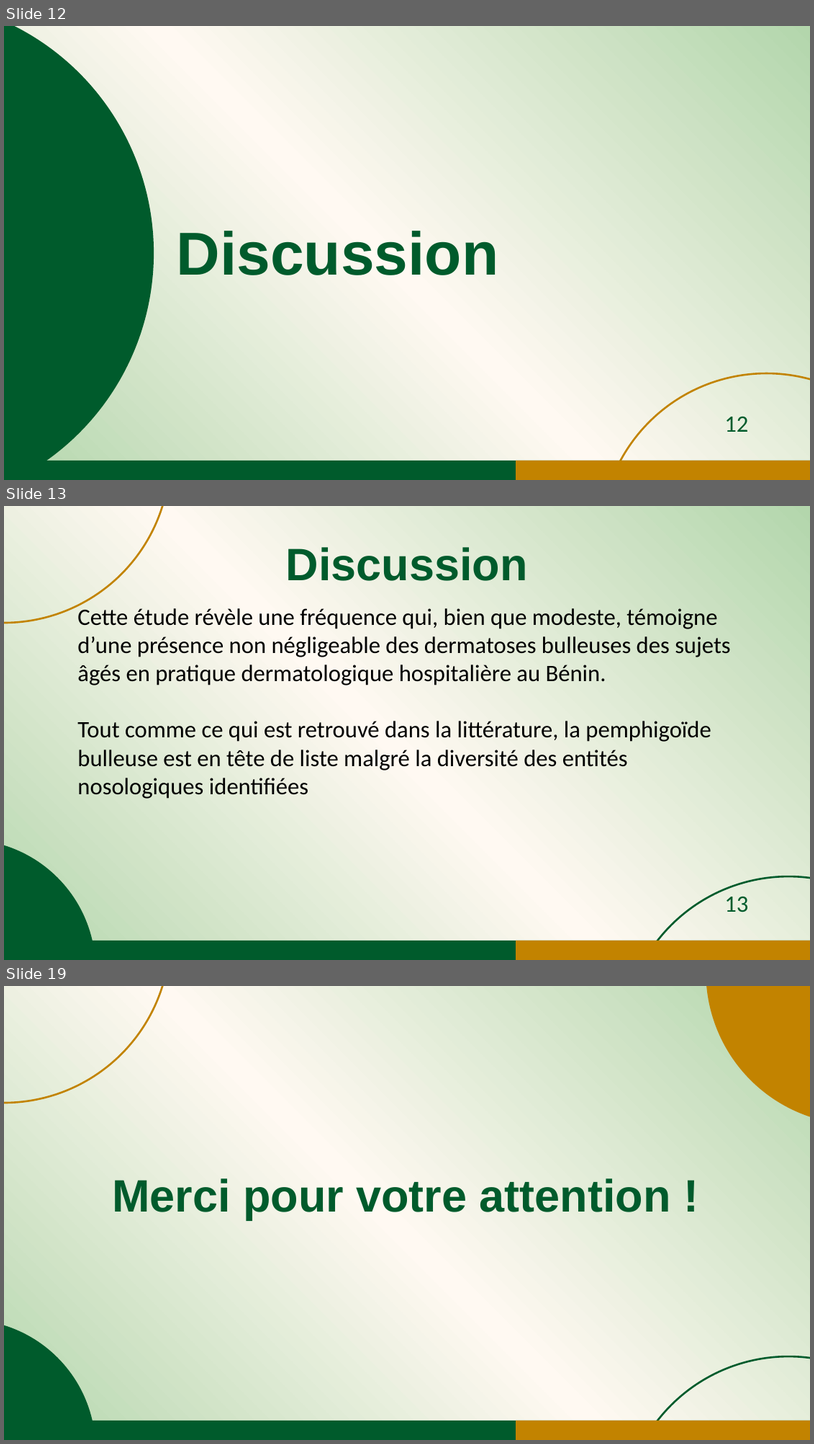
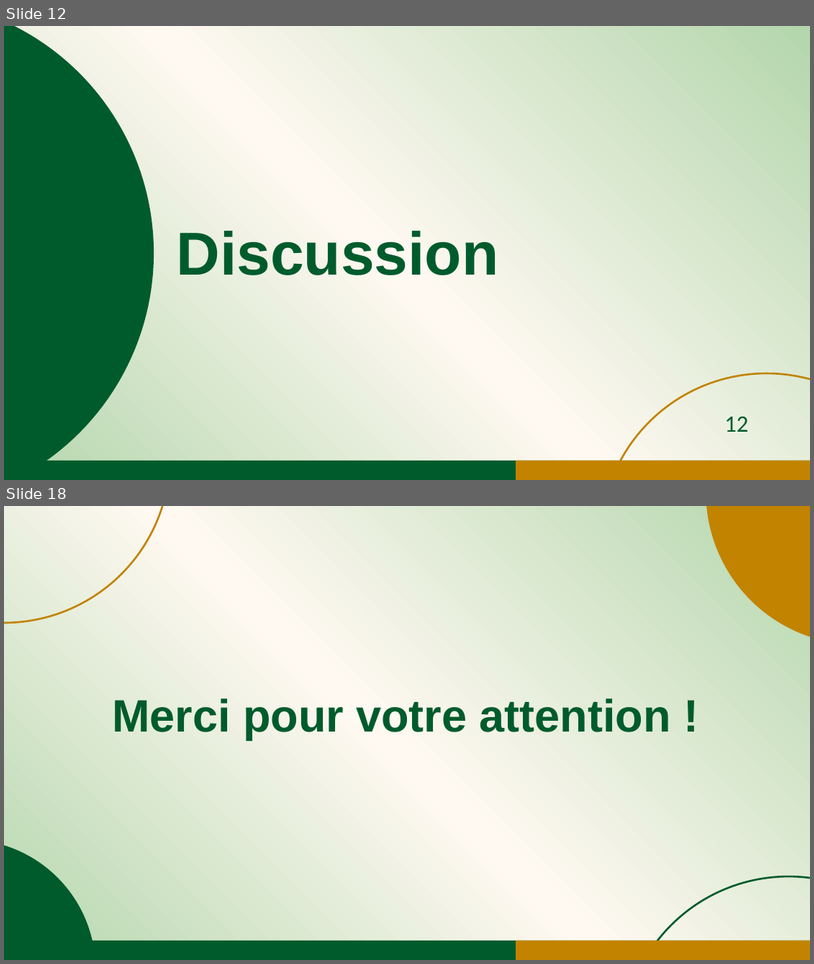
Before and after one commit to jicorporate/GFMP, a slide deck: Communication Orale_JDA1_sujets_enfant_30mai.pptx. Shown one above the other, each under a label of ours: slides 12, 13 and 19 before the commit, slides 12 and 18 after it; the slides between them are not shown. The pictures are 814x1444 and 814x964 pixels, drawn with LibreOffice and Linux fonts; fonts in the diff are those of the drawing. Boxes give left, top, right and bottom in pixels: in the first picture for what was removed or moved away, otherwise in the second. Text is boxed around its words. In the diff, an @@ line names an element or a change of style, - is before the commit and + after.

Commit message:
git commit -m "Update Communication Orale_JDA1_sujets ag\303\251s_30mai.pptx and Communication Orale_JDA1_sujets_enfant_30mai.pptx"

```diff
--- a/Communication Orale_JDA1_sujets_enfant_30mai.pptx
+++ b/Communication Orale_JDA1_sujets_enfant_30mai.pptx
@@ slide 13 removed at <box>4,506,810,960</box>, background gradient #B3D6AC to #FFF9F2 @@
@@ ellipse removed at <box>4,506,170,623</box> @@
@@ text removed at <box>286,547,528,581</box> @@
-Discussion
@@ subtitle removed at <box>77,605,730,798</box> @@
-Cette étude révèle une fréquence qui, bien que modeste, témoigne d’une présence non négligeable des dermatoses bulleuses des sujets âgés en pratique dermatologique hospitalière au Bénin.
-Tout comme ce qui est retrouvé dans la littérature, la pemphigoïde bulleuse est en tête de liste malgré la diversité des entités nosologiques identifiées
@@ ellipse removed at <box>4,839,95,960</box> @@
@@ ellipse removed at <box>623,876,810,960</box> @@
@@ page number removed at <box>725,896,748,912</box> @@
-13
@@ rectangle removed at <box>4,940,810,960</box> @@
@@ rectangle removed at <box>517,940,810,960</box> @@
@@ what was slide 19 is now slide 18 @@
```
Also in this commit, not shown: 6 slides changed, 5 slides added, 5 other slides removed, 1 other file.
